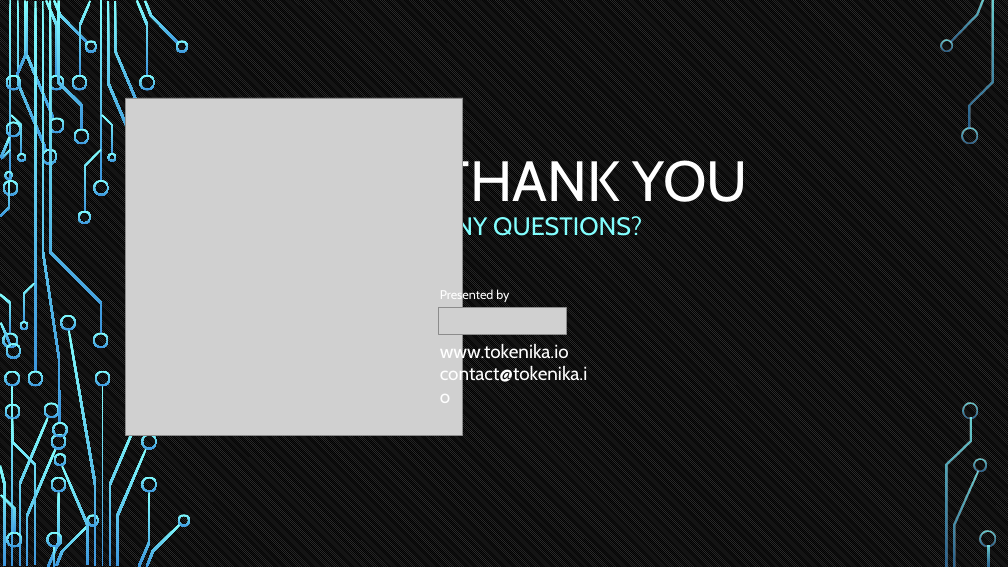
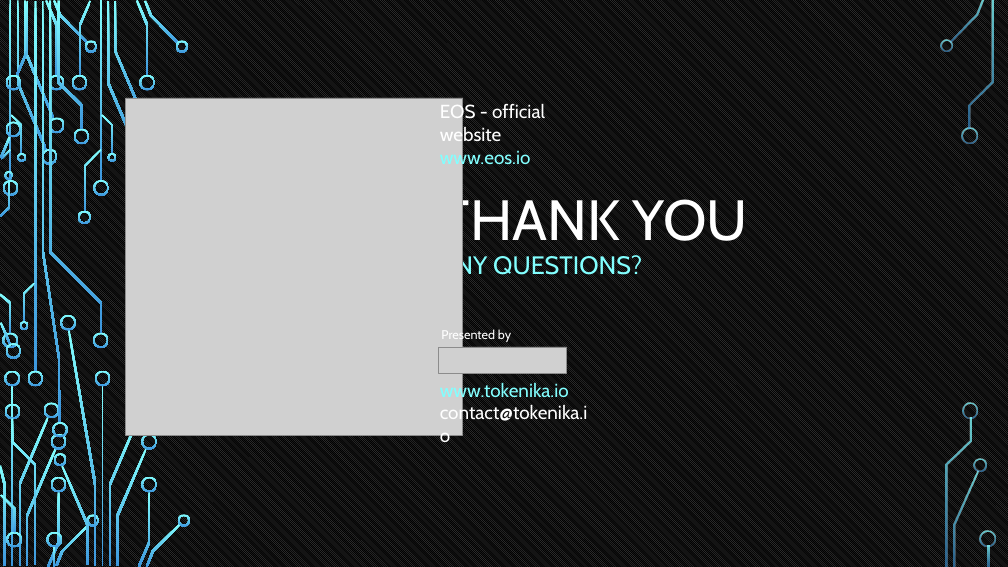
Before and after one commit to tokenika/tokenika.github.io, a slide deck: slide 49 of WarsawBlock.pptx (slide 48 before the commit). Drawn at 1008x567 pixels with LibreOffice and Linux fonts; fonts in the diff are those of the drawing; grey boxes stand for pictures. Boxes give left, top, right and bottom in pixels: in the first picture for what was removed or moved away, otherwise in the second. Text is boxed around its words. In the diff, an @@ line names an element or a change of style, - is before the commit and + after.

```diff
--- a/WarsawBlock.pptx
+++ b/WarsawBlock.pptx
@@ text added at [440, 102, 545, 169], 18 pt, text #FFFFFF @@
+EOS - official website
+www.eos.io
@@ subtitle "ANY QUESTIONS?": place and size @@
-subtitle "ANY QUESTIONS?" at [440, 214, 642, 241]
+subtitle "ANY QUESTIONS?" at [440, 253, 642, 280]
@@ 2 texts, 1 picture, 1 title: place and size @@
-2 texts, 1 picture, 1 title at [439, 153, 748, 385]
+2 texts, 1 picture, 1 title at [439, 192, 748, 425]
@@ text "www.tokenika.io contact@tokenika.io" at [440, 381, 587, 425]: text colour #FFFFFF to #82FFFF in "www.tokenika.io" @@
```
Also in this commit, not shown: 9 other slides changed, 1 slide added, 1 other file.
